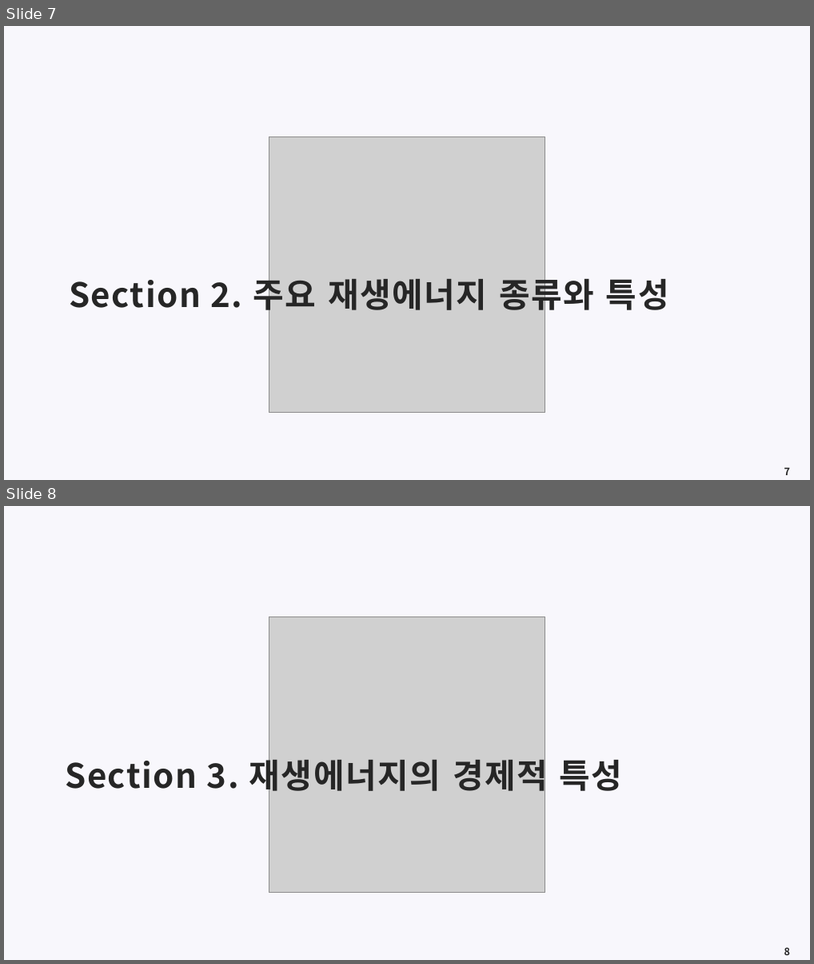
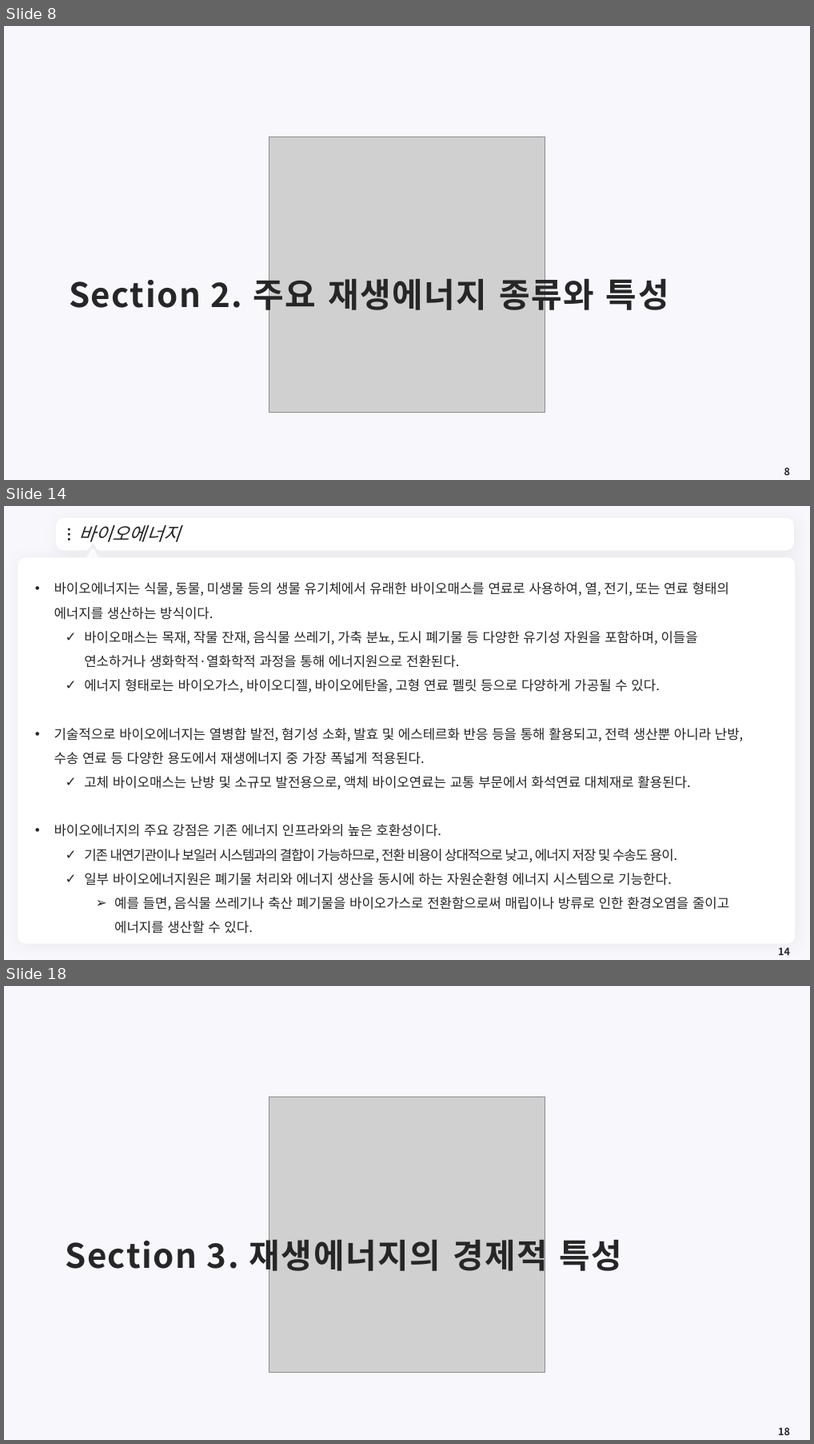
Before and after one commit to meandthey/Teaching, a slide deck: 에너지경제학/자원에너지경제학_Chapter_6 (재생에너지).pptx. Shown one above the other, each under a label of ours: slides 7 and 8 before the commit, slides 8, 14 and 18 after it; the slides between them are not shown. The pictures are 814x964 and 814x1444 pixels, drawn with LibreOffice and Linux fonts; fonts in the diff are those of the drawing; grey boxes stand for pictures; background and template pictures are left out. Boxes give left, top, right and bottom in pixels: in the first picture for what was removed or moved away, otherwise in the second. Text is boxed around its words. In the diff, an @@ line names an element or a change of style, - is before the commit and + after.

```diff
--- a/에너지경제학/자원에너지경제학_Chapter_6 (재생에너지).pptx
+++ b/에너지경제학/자원에너지경제학_Chapter_6 (재생에너지).pptx
@@ slide 14 added at (x1=4, y1=506, x2=810, y2=960), background #F8F7FC @@
@@ freeform shape added at (x1=59, y1=521, x2=792, y2=548), fill #FFFFFF, outline #FFFFFF 7.25 pt @@
@@ ellipse added at (x1=68, y1=528, x2=70, y2=531), fill #262626 @@
@@ title added at (x1=78, y1=525, x2=180, y2=542), 22 pt, text #262626, italic @@
+바이오에너지
@@ ellipse added at (x1=68, y1=533, x2=70, y2=536), fill #262626 @@
@@ ellipse added at (x1=68, y1=538, x2=70, y2=540), fill #262626 @@
@@ triangle added at (x1=86, y1=550, x2=99, y2=562), fill #FFFFFF, outline #FFFFFF 3.75 pt @@
@@ freeform shape added at (x1=775, y1=530, x2=782, y2=540), fill #FFFFFF @@
@@ rounded rectangle added at (x1=18, y1=557, x2=796, y2=944), fill #FFFFFF @@
@@ text added at (x1=54, y1=582, x2=744, y2=933), 16 pt, text #262626 @@
+• 바이오에너지는 식물, 동물, 미생물 등의 생물 유기체에서 유래한 바이오매스를 연료로 사용하여, 열, 전기, 또는 연료 형태의 에너지를 생산하는 방식이다.
+  ✓ 바이오매스는 목재, 작물 잔재, 음식물 쓰레기, 가축 분뇨, 도시 폐기물 등 다양한 유기성 자원을 포함하며, 이들을 연소하거나 생화학적·열화학적 과정을 통해 에너지원으로 전환된다.
+  ✓ 에너지 형태로는 바이오가스, 바이오디젤, 바이오에탄올, 고형 연료 펠릿 등으로 다양하게 가공될 수 있다.
+• 기술적으로 바이오에너지는 열병합 발전, 혐기성 소화, 발효 및 에스테르화 반응 등을 통해 활용되고, 전력 생산뿐 아니라 난방, 수송 연료 등 다양한 용도에서 재생에너지 중 가장 폭넓게 적용된다.
+  ✓ 고체 바이오매스는 난방 및 소규모 발전용으로, 액체 바이오연료는 교통 부문에서 화석연료 대체재로 활용된다.
+• 바이오에너지의 주요 강점은 기존 에너지 인프라와의 높은 호환성이다.
+  ✓ 기존 내연기관이나 보일러 시스템과의 결합이 가능하므로, 전환 비용이 상대적으로 낮고, 에너지 저장 및 수송도 용이.
+  ✓ 일부 바이오에너지원은 폐기물 처리와 에너지 생산을 동시에 하는 자원순환형 에너지 시스템으로 기능한다.
+    ➢ 예를 들면, 음식물 쓰레기나 축산 폐기물을 바이오가스로 전환함으로써 매립이나 방류로 인한 환경오염을 줄이고 에너지를 생산할 수 있다.
@@ page number added at (x1=778, y1=947, x2=790, y2=955), 12 pt, text #262626, bold @@
+14
@@ what was slide 7 is now slide 8 @@
@@ page number at (x1=785, y1=467, x2=790, y2=475): text changed @@
-7
+8
@@ what was slide 8 is now slide 18 @@
@@ page number at (x1=778, y1=1427, x2=790, y2=1435): text changed @@
-8
+18
```
Also in this commit, not shown: 3 slides changed, 22 other slides added.
